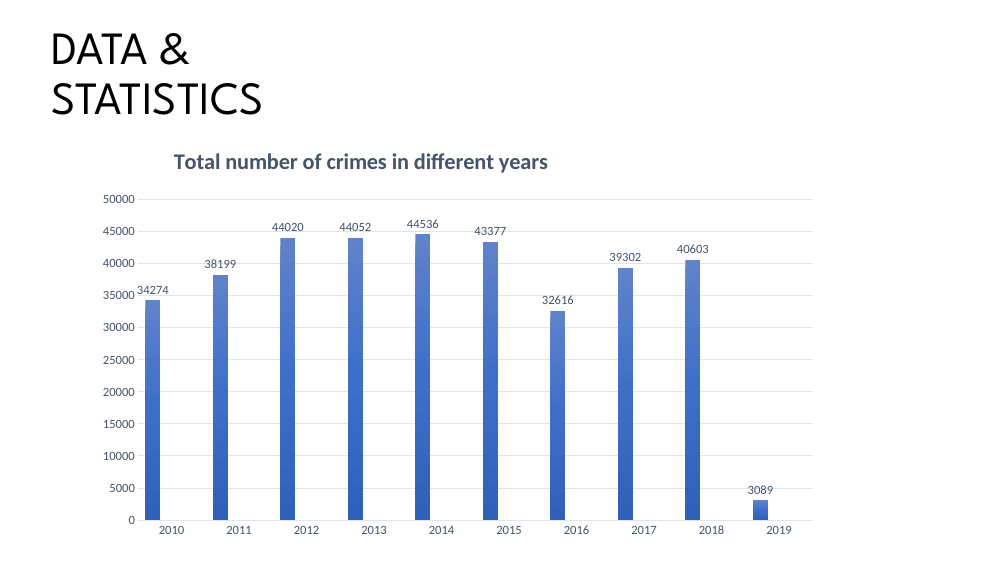
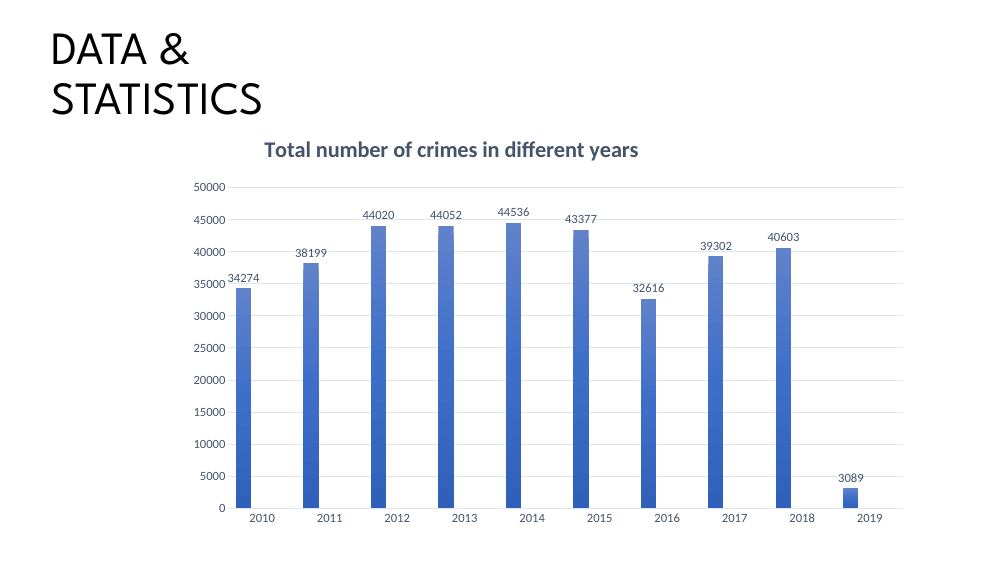
Before and after one commit to Tishat2247019/SUMMER-22-23, a slide deck: slide 7 of BGS/FINAL PRESENTATION/CRIME IN DHAKA CITY.pptx. Drawn at 1008x567 pixels with LibreOffice and Linux fonts; fonts in the diff are those of the drawing. Boxes give left, top, right and bottom in pixels: in the first picture for what was removed or moved away, otherwise in the second. Text is boxed around its words. In the diff, an @@ line names an element or a change of style, - is before the commit and + after.

```diff
--- a/BGS/FINAL PRESENTATION/CRIME IN DHAKA CITY.pptx
+++ b/BGS/FINAL PRESENTATION/CRIME IN DHAKA CITY.pptx
@@ column chart: place and size @@
-column chart at [88,130,828,546]
+column chart at [178,119,918,535]
```
Also in this commit, not shown: 1 other slide changed, 1 other file.
